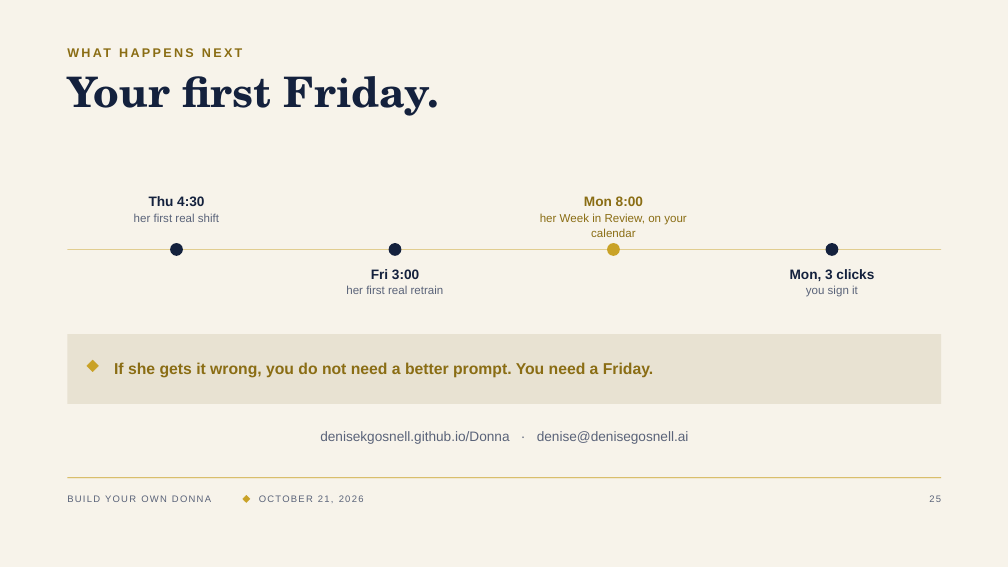
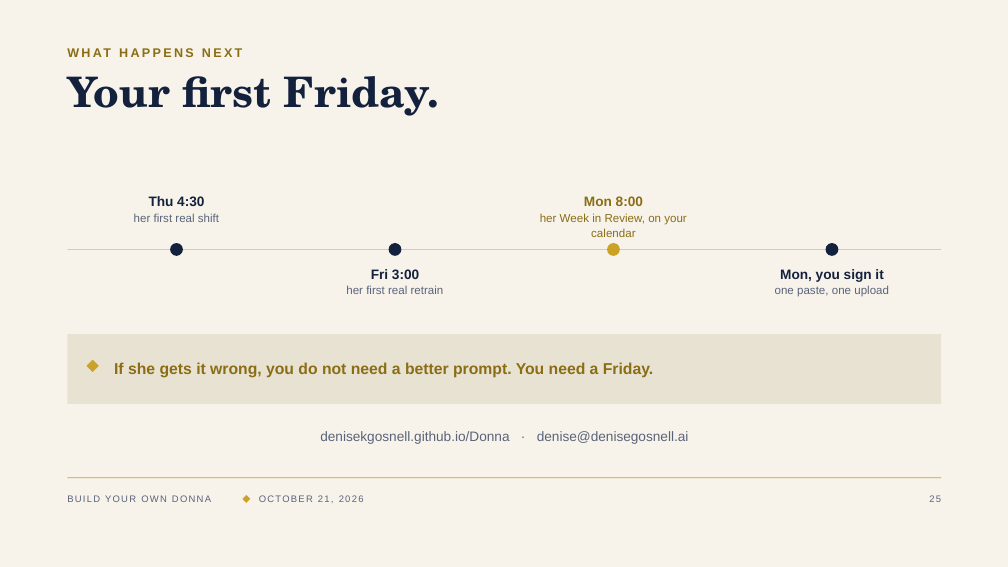
Before and after one commit to denisekgosnell/Donna, a slide deck: slide 26 of decks/build-your-own-donna-v3.pptx. Drawn at 1008x567 pixels with LibreOffice and Linux fonts; fonts in the diff are those of the drawing. Boxes give left, top, right and bottom in pixels: in the first picture for what was removed or moved away, otherwise in the second. Text is boxed around its words. In the diff, an @@ line names an element or a change of style, - is before the commit and + after.

```diff
--- a/decks/build-your-own-donna-v3.pptx
+++ b/decks/build-your-own-donna-v3.pptx
@@ text "Mon, you sign it" at bbox=[780, 269, 883, 282]: vertical alignment top to middle @@
@@ text at bbox=[780, 269, 883, 282]: text changed; size 11 to 13 pt; text colour #5A6379 to #14213D; bold on @@
-you sign it
+Mon, you sign it
@@ text removed at bbox=[790, 269, 874, 281] @@
-Mon, 3 clicks
@@ text added at bbox=[775, 285, 889, 297], 11 pt, text #5A6379 @@
+one paste, one upload
```
Also in this commit, not shown: 8 other slides changed, 21 other files.
